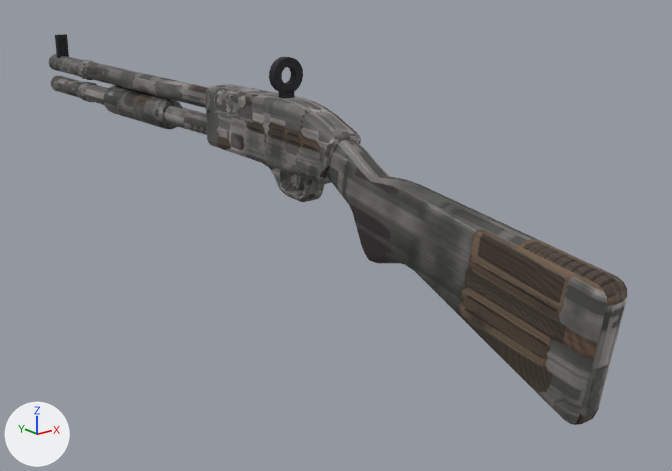
A saved change to the glTF model addons/fc_weapons/assets/models/pump_shotgun.glb.
Camera for both pictures: a 50 mm lens placed at (-0.492, -0.767, 0.224), pointed at (0.061, -0.076, -0.053). Every picture has the same lights, and +X, +Y and +Z are marked at lower left. The picture after the commit comes second. Where no turn or scale is listed for an object, it has been applied to the vertices. Vertices at exactly the same position are counted once.

The first picture shows 'rear_ring', 'shotgun', 'shotgunpomp' and 5 more.
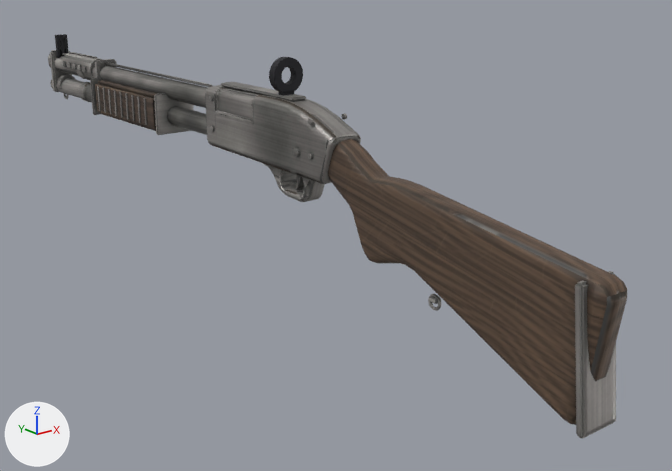
Boxes [x1, y1, x2, y2] around the edits, measured in the pictures (672 x 471 px):
'detail', added
    after: [48, 50, 616, 439]
part 1 of me_cube_001, surface changed
    both: [49, 56, 627, 425]
'shotgunpomp', unchanged, covered by the edit
    before: [103, 85, 183, 129]

The change in detail:
me_cube_001 has 1434 vertices, 2762 faces and spans x -0.018..0.018, y -0.444..0.444, z -0.091..0.091.
me_cube_001 is used by ob_shotgun; location (0.0, 0.0, 0.0).
me_cube_001 part 1: texture (UV) coordinates of 2762 of 2762 faces, centred in x -0.018..0.018, y -0.444..0.444, z -0.091..0.091, changed; they spanned u 0.0..0.97, v 0.0..1.0 and now span u 0.0..0.99, v 0.0..1.0.
Mesh me_detail is new.
It has 1932 vertices, 3640 faces and spans x -0.023..0.023, y -0.438..0.445, z -0.092..0.094.
It uses material mat_shotgunfinal_001.
Object 'detail' (ob_detail) is new; it shows me_detail.
Its location is (0.0, 0.0, 0.0).
